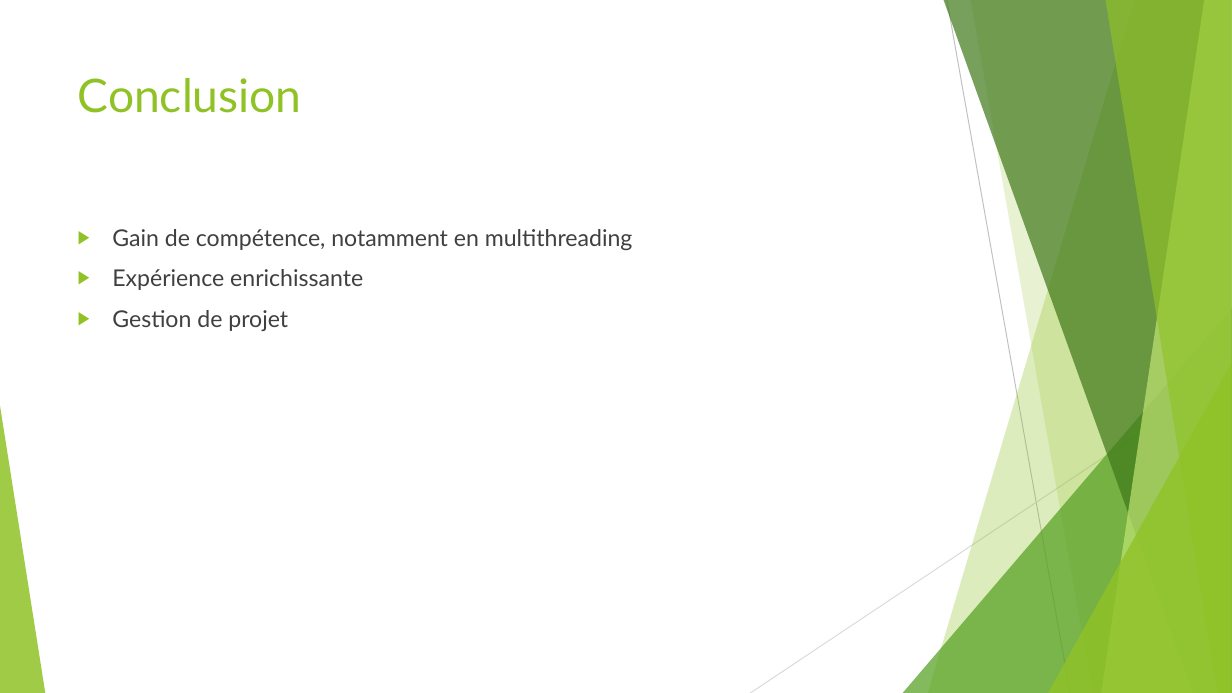
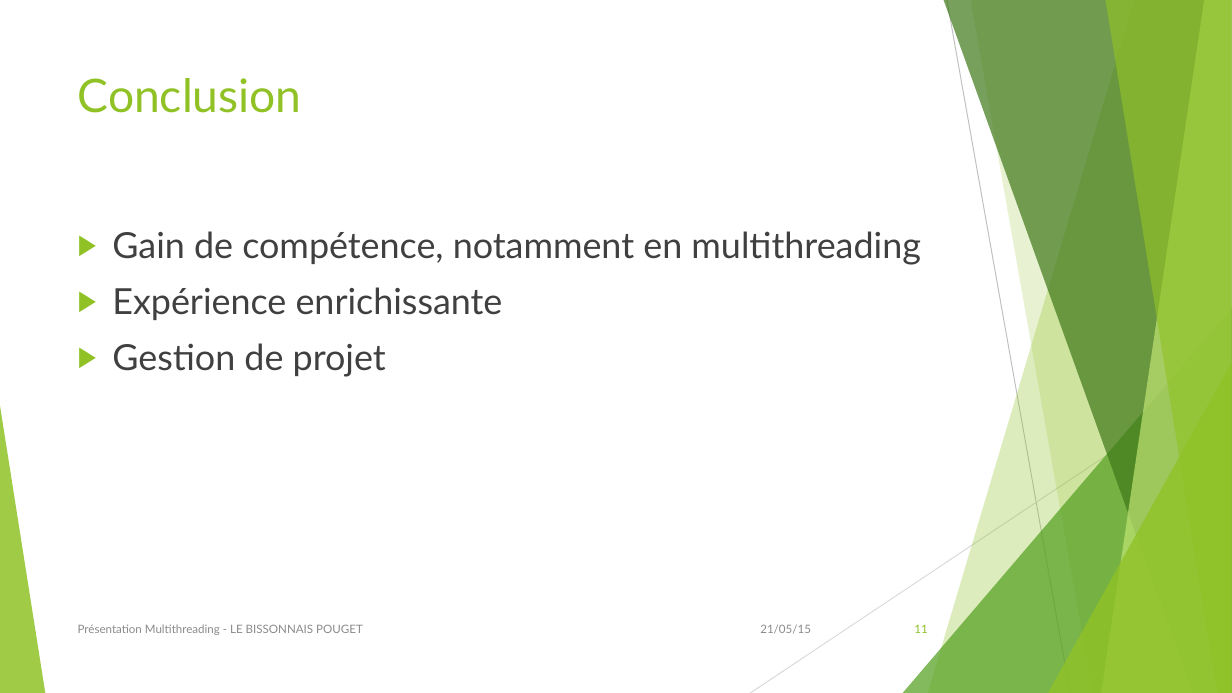
Before and after one commit to GautierLB/i4progparallele, a slide deck: slide 11 of Présentation Java multithread.pptx. Drawn at 1232x693 pixels with LibreOffice and Linux fonts; fonts in the diff are those of the drawing. Boxes give left, top, right and bottom in pixels: in the first picture for what was removed or moved away, otherwise in the second. Text is boxed around its words. In the diff, an @@ line names an element or a change of style, - is before the commit and + after.

```diff
--- a/Présentation Java multithread.pptx
+++ b/Présentation Java multithread.pptx
@@ text "Gain de compétence, notamment en ..." at (112,231,921,377): size 18 to 28 pt @@
@@ text added at (78,624,363,635), 9 pt, text #8C8C8C @@
+Présentation Multithreading - LE BISSONNAIS POUGET
@@ text added at (760,624,811,634), 9 pt, text #8C8C8C @@
+21/05/15
@@ page number added at (914,624,927,633), 9 pt, text #90C226 @@
+11
```
Also in this commit, not shown: 11 other slides changed.
